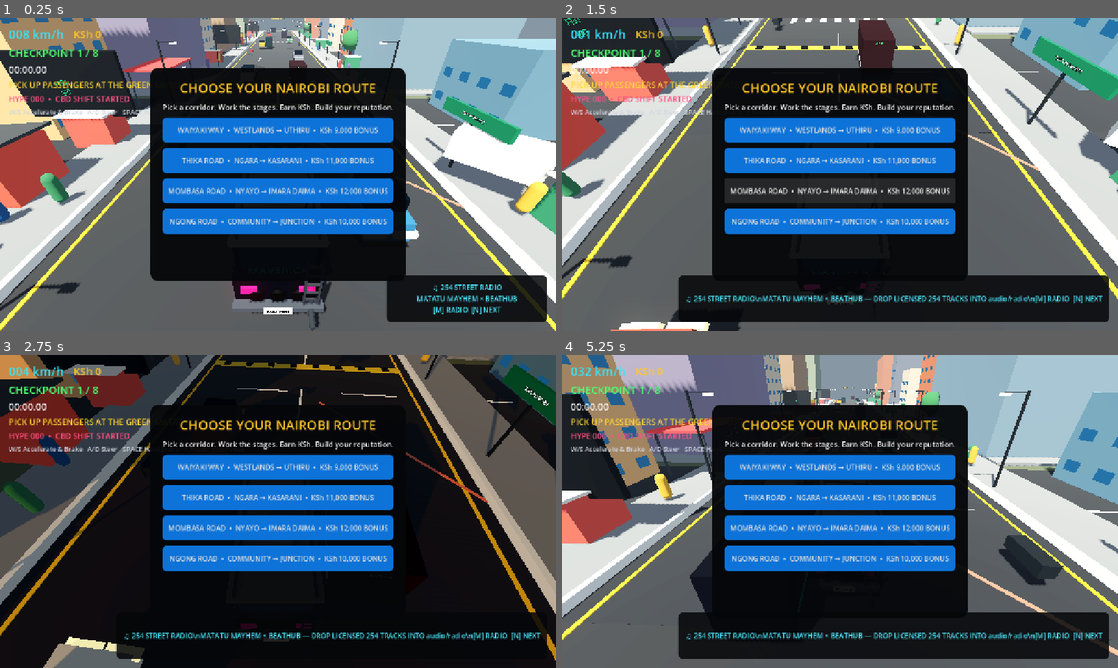
Above: before the commit, frames 1-4 (two rows, left to right).
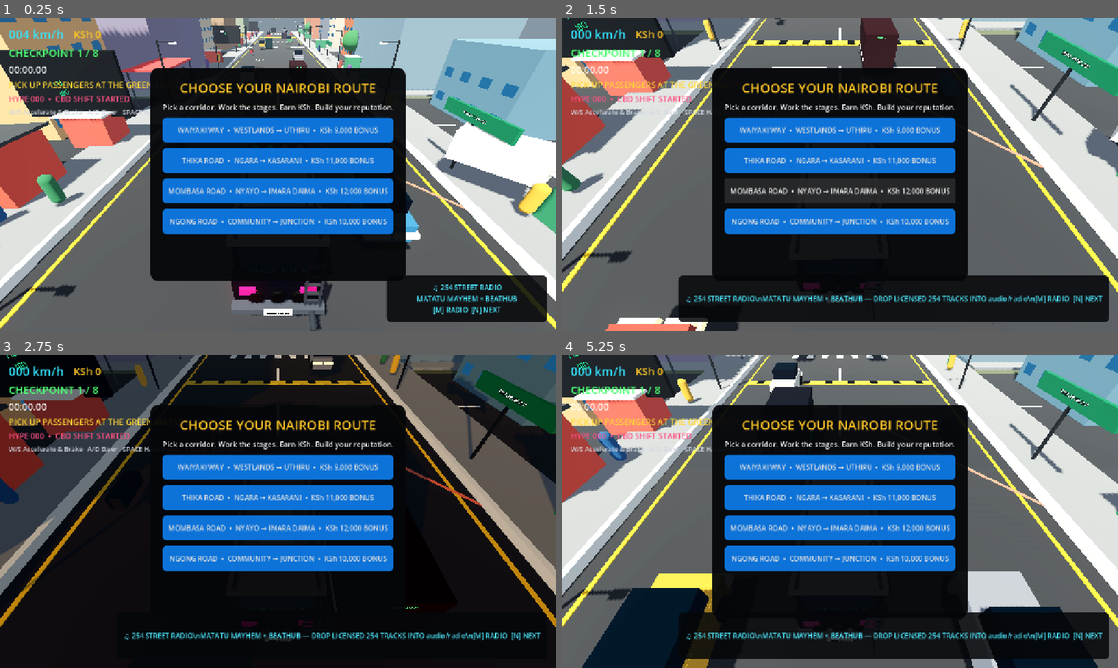
Above: after the commit, the same moments.

Repository: beathubonline-arch/Matatu-Mayhem
Game: Godot game, scene res://scenes/main/Main.tscn
The game is run twice, just before and just after one commit, with the same random seed, the same clock (stepped at 60 frames per second) and the same inputs.
Inputs (mouse positions are in pixels of both pictures, inside the frame that each line leads up to):
- Up to frame 1 (0.25 s): no input
- Up to frame 2 (1.5 s): tap Enter at 0.5 s; move the mouse to (962, 158) at 0.52 s; hold D (steer_right) 0.53-1.28 s; hold N (radio_next) 0.53-1.28 s; click (962, 158) at 0.67 s; move the mouse to (728, 190) at 1.27 s; hold S (brake) from 1.28 s (still down); tap M (radio_toggle) at 1.35 s
- Up to frame 3 (2.75 s): move the mouse to (333, 442) at 2.02 s; release S (brake) at 2.03 s; hold D (steer_right) from 2.03 s (still down); tap L at 2.1 s
- Up to frame 4 (5.25 s): move the mouse to (812, 574) at 2.77 s; release D (steer_right) at 2.78 s; hold W (accelerate) 2.78-3.53 s; tap N (radio_next) at 2.85 s; click (812, 574) at 2.92 s; move the mouse to (1006, 558) at 3.52 s; hold M (radio_toggle) 3.53-4.28 s; hold A (steer_left) 3.53-5.03 s; move the mouse to (673, 464) at 4.27 s; tap L at 4.35 s; move the mouse to (867, 511) at 5.02 s; hold S (brake) from 5.03 s (still down); hold N (radio_next) from 5.03 s (still down); click (867, 511) at 5.17 s

The runs differ from the first frame. In frame 1, 4.5% of the frame differs, in the area x 0-100%, y 0-100%; in frame 2, 15%; in frame 3, 22%; in frame 4, 45%.

Commit message:
Make Nairobi route selection the primary game start flow

Diff:
--- a/scripts/ui/HUD.gd
+++ b/scripts/ui/HUD.gd
@@ -38,6 +38,10 @@
 	$RouteSelectPanel/VBox/Mombasa.pressed.connect(func(): _select_corridor(2))
 	$RouteSelectPanel/VBox/Ngong.pressed.connect(func(): _select_corridor(3))
 	route_select_panel.visible = true
+	GameManager.set_game_state(GameManager.GameState.ROUTE_SELECT)
+	objective_label.text = "CHOOSE YOUR NAIROBI ROUTE"
+	passenger_label.text = "WAIYAKI • THIKA • MOMBASA • NGONG"
+	timer_label.text = "00:00.00"
 	EconomyManager.money_changed.connect(_on_money_changed)
 	_on_money_changed(EconomyManager.get_money())
 	if not route_manager_path.is_empty():
@@ -119,6 +123,9 @@
 	finish_panel.visible = false
 	if corridor_service != null:
 		route_select_panel.visible = true
+		GameManager.set_game_state(GameManager.GameState.ROUTE_SELECT)
+		objective_label.text = "CHOOSE YOUR NEXT ROUTE"
+		passenger_label.text = "WAIYAKI • THIKA • MOMBASA • NGONG"
 		return
 	if route_manager != null:
 		route_manager.restart_route()
@@ -162,7 +169,9 @@
 func _select_corridor(index: int) -> void:
 	if corridor_service == null:
 		return
+	GameManager.set_game_state(GameManager.GameState.PLAYING)
 	corridor_service.call("select_corridor", index)
+	_corridor_time = 0.0
 	route_select_panel.visible = false
 	finish_panel.visible = false
 
